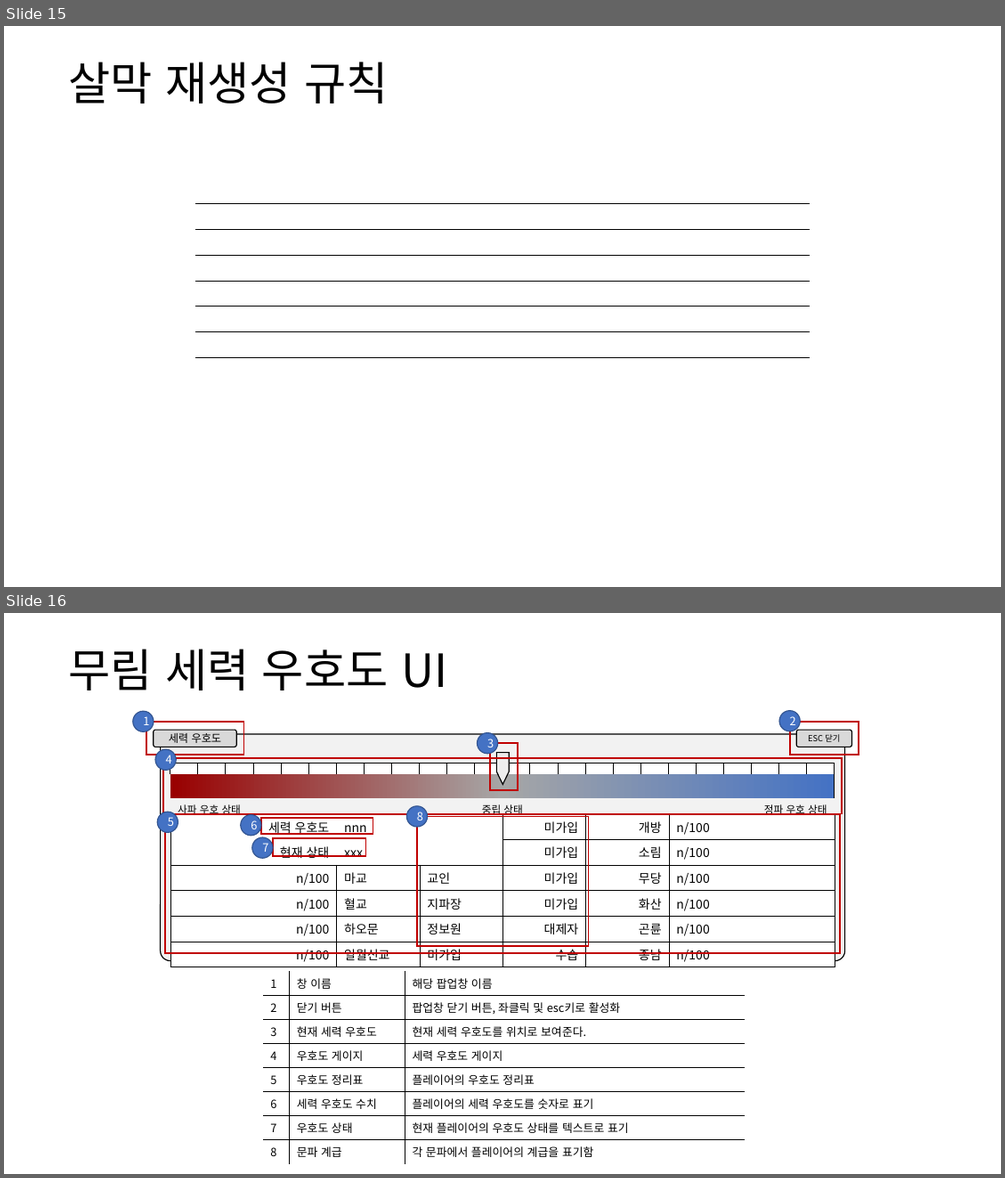
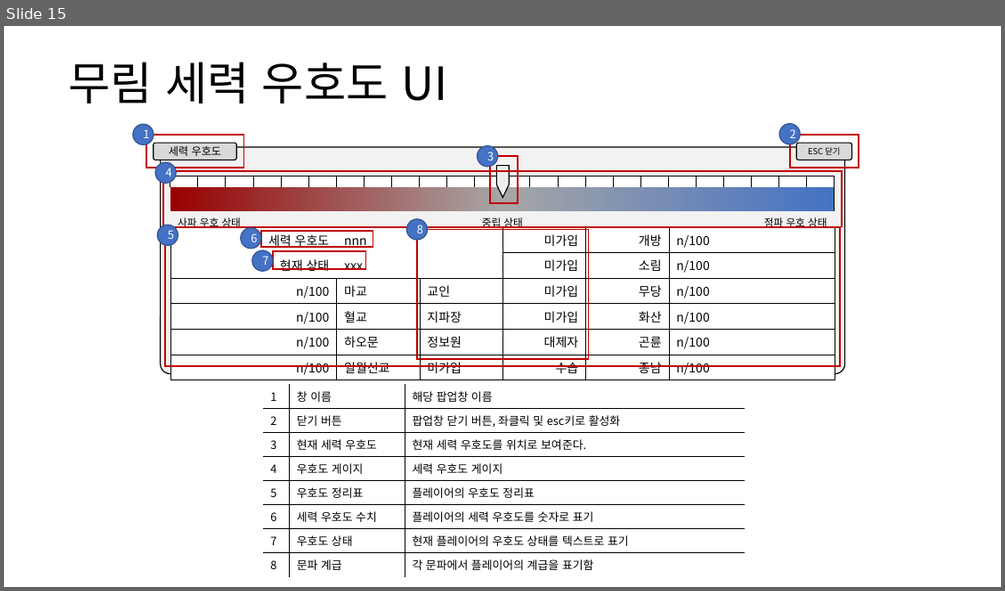
Before and after one commit to yjk0401/unityenginebasic_9th, a slide deck: 기획/방랑엽사전/세력 시스템 기획서.pptx. Shown one above the other, each under a label of ours: slides 15 and 16 before the commit, slide 15 after it. The pictures are 1005x1178 and 1005x591 pixels, drawn with LibreOffice and Linux fonts; fonts in the diff are those of the drawing. Boxes give left, top, right and bottom in pixels: in the first picture for what was removed or moved away, otherwise in the second. Text is boxed around its words. In the diff, an @@ line names an element or a change of style, - is before the commit and + after.

```diff
--- a/기획/방랑엽사전/세력 시스템 기획서.pptx
+++ b/기획/방랑엽사전/세력 시스템 기획서.pptx
@@ slide 15 removed at [4,26,1001,587], background #FFFFFF @@
@@ text removed at [68,62,388,103] @@
-살막 재생성 규칙
@@ table removed at [195,178,809,358], 8 rows, 1 columns @@
-
-
-
-
-
-
-
-
@@ what was slide 16 is now slide 15 @@
```
Also in this commit, not shown: 5 slides changed, 1 slide added, 1 other slide removed, 1 other file.
